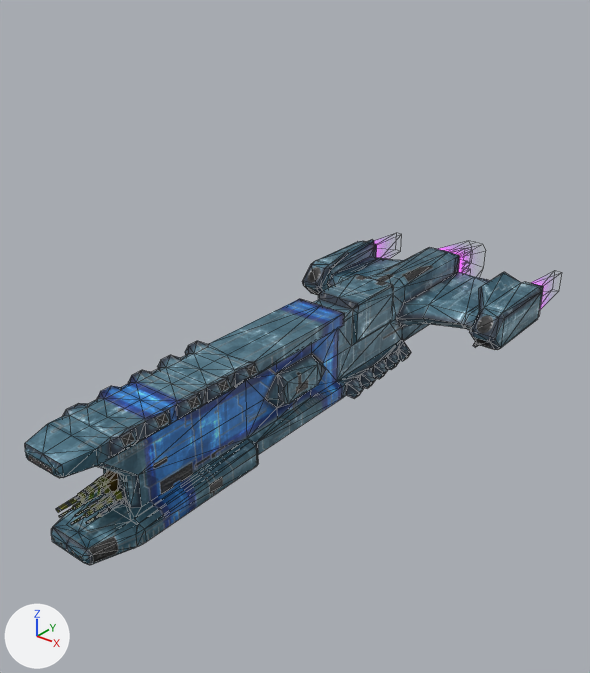
Renders of the glTF model gfx/ship3d/Kahan/kahan.gltf from each side of a commit.
Camera for both pictures: a 50 mm lens placed at (10.05, -12.89, 8.51), pointed at (-0.59, 0.41, 0.26). Lighting does not change. The marker at lower left points along +X, +Y and +Z. Mesh edges are drawn as thin lines. Where no turn or scale is listed for an object, it has been applied to the vertices.

In view in the first picture: 'base_glow', 'engine_glow'.
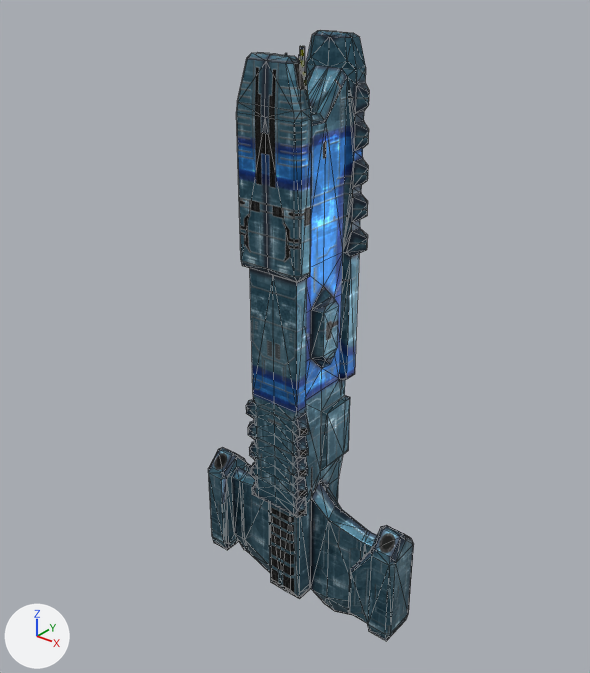
Changed parts and their boxes (x1, y1, x2, y2) in the pictures (590 x 673 px):
'base_glow', reshaped (60% narrower, 88% taller): before (25, 240, 543, 565); after (208, 30, 414, 641)
'engine_glow', deleted: before (376, 245, 464, 273)

Patch to the scene script:
```diff
--- a/gfx/ship3d/Kahan/kahan.gltf.py
+++ b/gfx/ship3d/Kahan/kahan.gltf.py
@@ img_kahanglo @@
+img_kahanglo = load_image('kahanGLO', 'kahanGLO.png', 1024, 1024, 'sRGB')
@@ mat_base @@
+mat_base = bpy.data.materials.new('base')
+# uses the picture img_kahan
+# uses the picture img_kahanglo
+# uses the picture img_kahannorm
@@ me_base_1 @@
+me_base_1.from_pydata(...)  # 778 vertices, 1552 faces; spans x -2.9..2.9, y -1.22..1.22, z -6.88..6.88
+me_base_1.materials.append(mat_base)
@@ ob_base_glow @@
-ob_base_glow = bpy.data.objects.new('base_glow', me_base_001)
+ob_base_glow = bpy.data.objects.new('base_glow', me_base_1)
 ob_base_glow.location = (0.0, 0.0, 0.0)
@@ ob_engine_glow @@
-ob_engine_glow = bpy.data.objects.new('engine_glow', me_glow)
-ob_engine_glow.location = (0.0, 0.0, 0.0)
```
